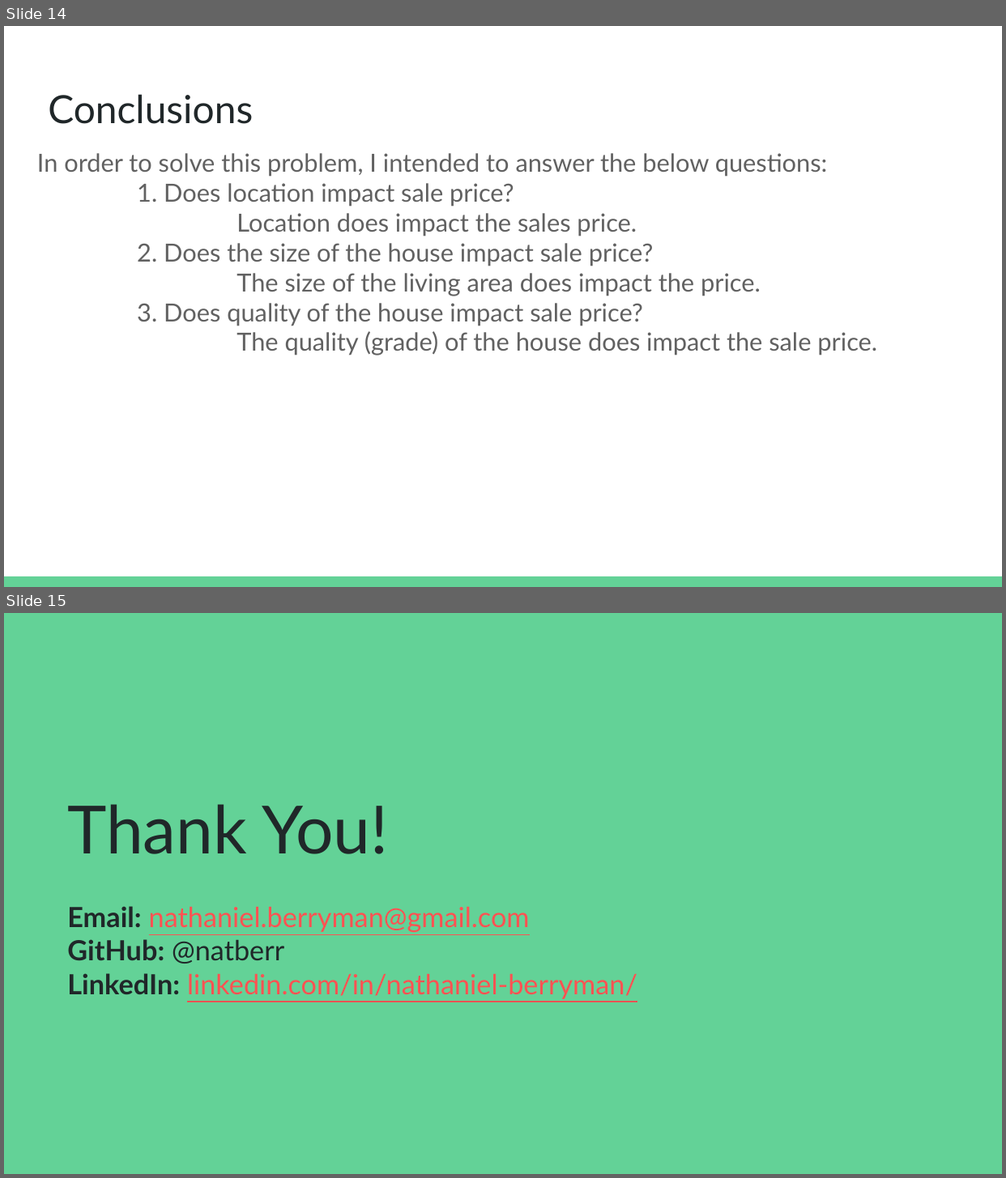
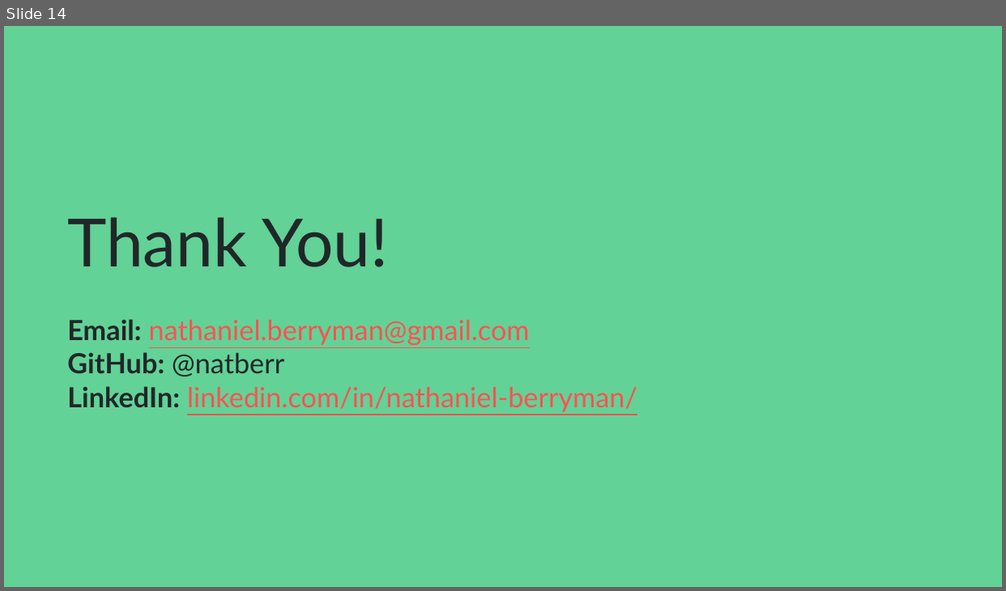
Before and after one commit to natberr/dsc-phase-2-project, a slide deck: Regression Modelling Presentation.pptx. Shown one above the other, each under a label of ours: slides 14 and 15 before the commit, slide 14 after it. The pictures are 1006x1178 and 1006x591 pixels, drawn with LibreOffice and Linux fonts; fonts in the diff are those of the drawing. Boxes give left, top, right and bottom in pixels: in the first picture for what was removed or moved away, otherwise in the second. Text is boxed around its words. In the diff, an @@ line names an element or a change of style, - is before the commit and + after.

```diff
--- a/Regression Modelling Presentation.pptx
+++ b/Regression Modelling Presentation.pptx
@@ slide 14 removed at box(4, 26, 1002, 587), background #FFFFFF @@
@@ title removed at box(48, 94, 253, 124) @@
-Conclusions
@@ text removed at box(37, 153, 877, 356) @@
-In order to solve this problem, I intended to answer the below questions:
-1. Does location impact sale price?
-Location does impact the sales price.
-2. Does the size of the house impact sale price?
-The size of the living area does impact the price.
-3. Does quality of the house impact sale price?
-The quality (grade) of the house does impact the sale price.
@@ rectangle removed at box(4, 577, 1002, 587) @@
@@ what was slide 15 is now slide 14 @@
```
Also in this commit, not shown: 1 slide changed, 2 other files.
